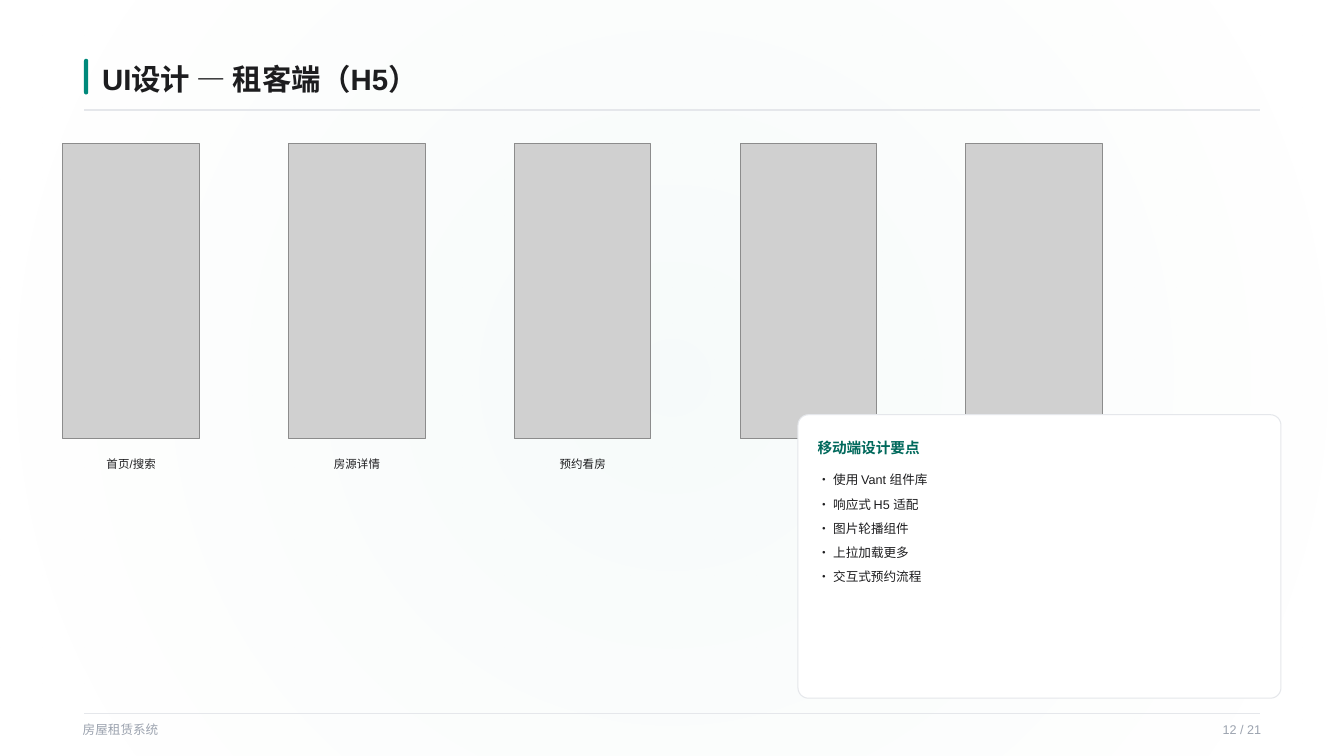
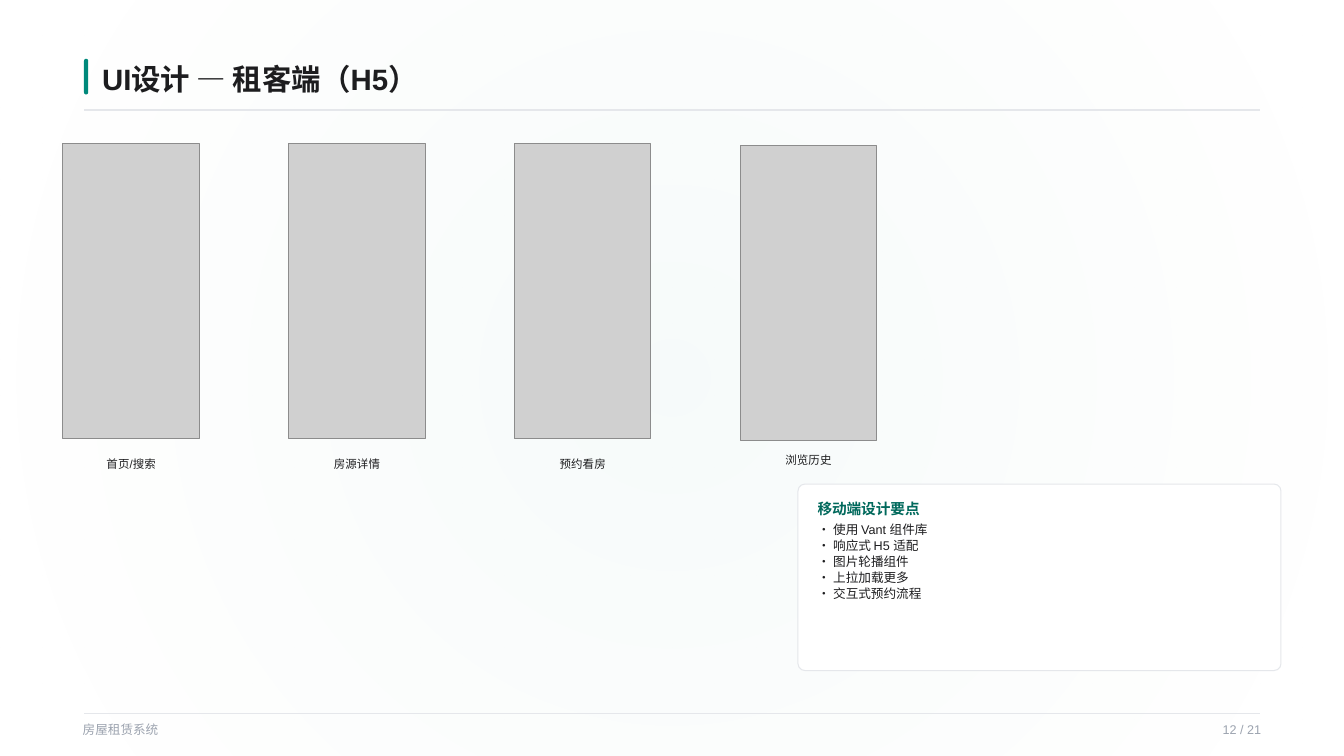
Before and after one commit to uio-123/lease, a slide deck: slide 12 of 房屋租赁系统答辩_20260610_164215.pptx. Drawn at 1344x756 pixels with LibreOffice and Linux fonts; fonts in the diff are those of the drawing; grey boxes stand for pictures. Boxes give left, top, right and bottom in pixels: in the first picture for what was removed or moved away, otherwise in the second. Text is boxed around its words. In the diff, an @@ line names an element or a change of style, - is before the commit and + after.

```diff
--- a/房屋租赁系统答辩_20260610_164215.pptx
+++ b/房屋租赁系统答辩_20260610_164215.pptx
@@ picture: place and size @@
-picture at [966, 144, 1102, 440]
+picture at [740, 145, 876, 441]
@@ picture removed at [740, 144, 876, 440] @@
@@ text added at [785, 454, 831, 465], 8.2 pt, text #1D1D1F @@
+浏览历史
@@ rounded rectangle: place and size @@
-rounded rectangle at [799, 414, 1281, 698]
+rounded rectangle at [799, 484, 1281, 670]
@@ text "移动端设计要点": place and size @@
-text "移动端设计要点" at [818, 440, 920, 455]
+text "移动端设计要点" at [818, 501, 920, 516]
@@ text "• 响应式 H5 适配": place and size @@
-text "• 响应式 H5 适配" at [833, 498, 918, 510]
+text "• 响应式 H5 适配" at [833, 539, 918, 551]
@@ text "• 使用 Vant 组件库": place and size @@
-text "• 使用 Vant 组件库" at [833, 473, 928, 485]
+text "• 使用 Vant 组件库" at [833, 523, 928, 535]
@@ text "• 图片轮播组件": place and size @@
-text "• 图片轮播组件" at [833, 522, 909, 534]
+text "• 图片轮播组件" at [833, 555, 909, 567]
@@ text "• 交互式预约流程": place and size @@
-text "• 交互式预约流程" at [833, 570, 921, 582]
+text "• 交互式预约流程" at [833, 587, 921, 599]
@@ text "• 上拉加载更多": place and size @@
-text "• 上拉加载更多" at [833, 546, 909, 558]
+text "• 上拉加载更多" at [833, 571, 909, 583]
```
Also in this commit, not shown: 4 other slides changed, 2 other files.
